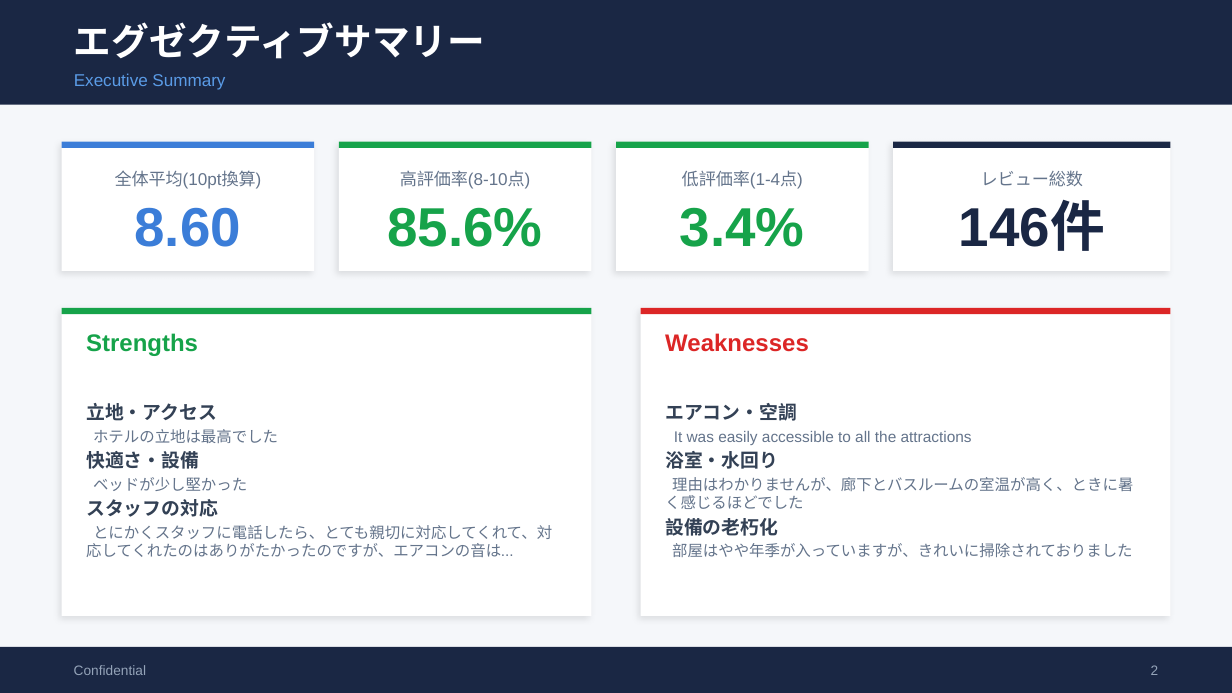
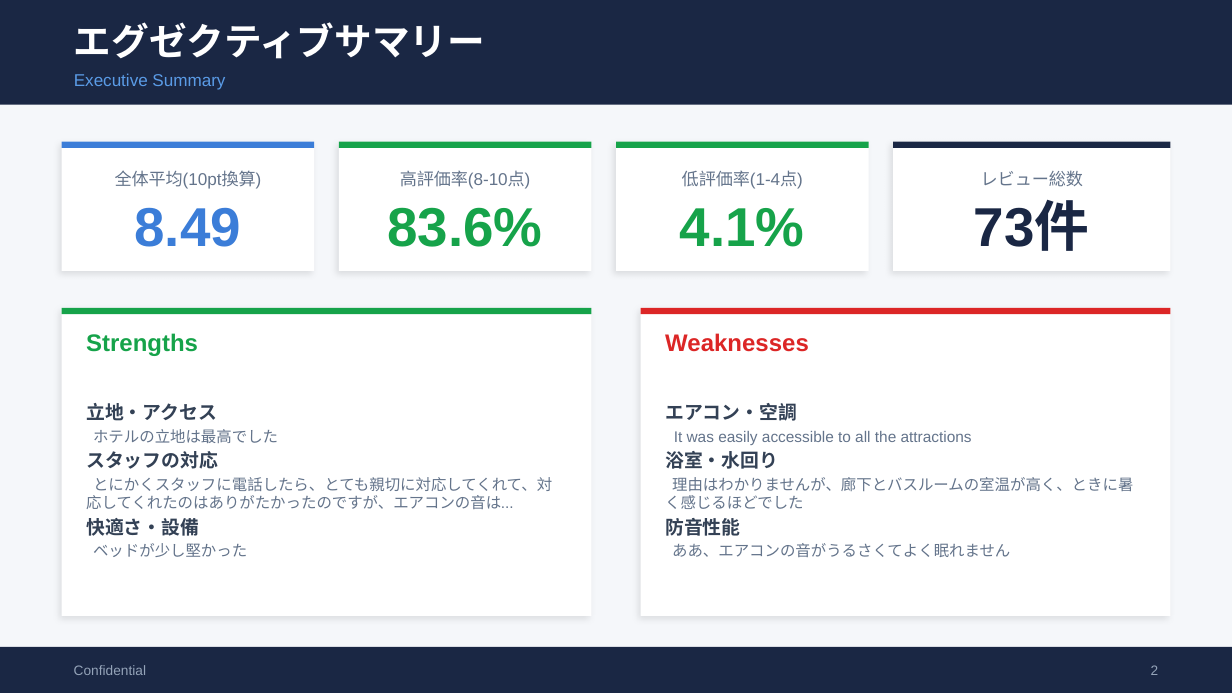
Before and after one commit to TAKAHASHIMITSUGU329/primechange-portal, a slide deck: slide 2 of 納品レポート/ホテル別レポート/richmond_mejiro_口コミ分析レポート.pptx. Drawn at 1232x693 pixels with LibreOffice and Linux fonts; fonts in the diff are those of the drawing. Boxes give left, top, right and bottom in pixels: in the first picture for what was removed or moved away, otherwise in the second. Text is boxed around its words. In the diff, an @@ line names an element or a change of style, - is before the commit and + after.

```diff
--- a/納品レポート/ホテル別レポート/richmond_mejiro_口コミ分析レポート.pptx
+++ b/納品レポート/ホテル別レポート/richmond_mejiro_口コミ分析レポート.pptx
@@ text at (x1=135, y1=207, x2=242, y2=247): text changed @@
-8.60
+8.49
@@ text at (x1=387, y1=207, x2=542, y2=247): text changed @@
-85.6%
+83.6%
@@ text at (x1=680, y1=208, x2=805, y2=247): text changed @@
-3.4%
+4.1%
@@ text at (x1=974, y1=203, x2=1090, y2=251): text changed @@
-146件
+73件
@@ text at (x1=86, y1=451, x2=552, y2=509): paragraphs added @@
+スタッフの対応
+とにかくスタッフに電話したら、とても親切に対応してくれて、対応してくれたのはありがたかったのですが、エアコンの音は...
@@ text at (x1=86, y1=499, x2=552, y2=557): paragraphs removed @@
-スタッフの対応
-とにかくスタッフに電話したら、とても親切に対応してくれて、対応してくれたのはありがたかったのですが、エアコンの音は...
@@ text at (x1=672, y1=543, x2=1010, y2=557): text changed @@
-設備の老朽化
-部屋はやや年季が入っていますが、きれいに掃除されておりました
+防音性能
+ああ、エアコンの音がうるさくてよく眠れません
```
Also in this commit, not shown: 7 other slides changed, 37 other files.
